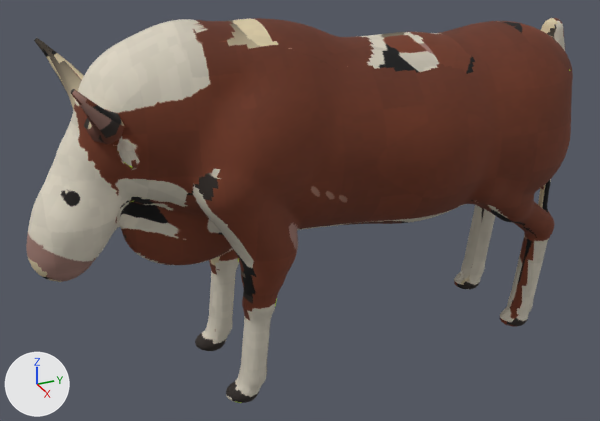
A saved change to the glTF model reference/models/bohemia/own_body/feral_bull.glb.
Both versions are drawn from a 50 mm lens placed at (108.3, -62.6, 80.6), pointed at (-0.7, -13.6, 26.1). Every picture has the same lights, and +X, +Y and +Z are marked at lower left. The picture after the commit comes second. Vertices at exactly the same position are counted once.

Script lines for the objects in view, before the commit:
```python
me_feral_bull = bpy.data.meshes.new('feral_bull')
me_feral_bull.from_pydata(...)  # 37022 vertices, 74032 faces; spans x -14.6..14.6, y -55.0..36.6, z -0.4..57.5
me_feral_bull.materials.append(mat_coat_feral_bull)  # picture img_coat_feral_bull
ob_feral_bull = bpy.data.objects.new('feral_bull', me_feral_bull)
ob_feral_bull.location = (0.0, 0.0, 0.0)
```
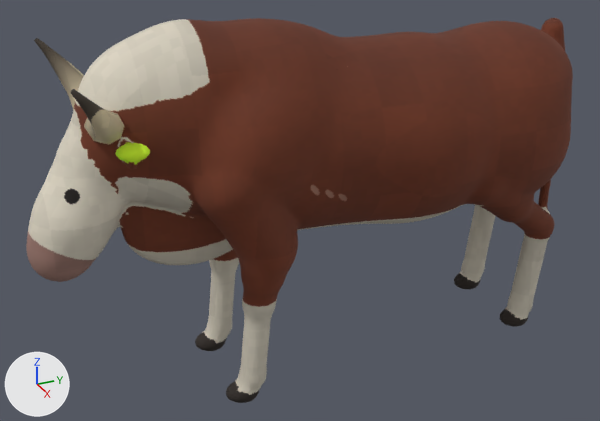
Where the change shows, as pixel boxes [x1, y1, x2, y2] in the pictures (600 x 421 px):
part 1 of me_feral_bull, built on: [112, 95, 173, 167] in both
part 2 of me_feral_bull, surface changed: [28, 18, 573, 403] in both

Diff of the bpy script that builds the scene:
```diff
--- a/reference/models/bohemia/own_body/feral_bull.glb.py
+++ b/reference/models/bohemia/own_body/feral_bull.glb.py
@@ me_feral_bull @@
 # used by ob_feral_bull; location = (0.0, 0.0, 0.0)
-me_feral_bull.from_pydata(...)  # 37022 vertices, 74032 faces; spans x -14.6..14.6, y -55.0..36.6, z -0.4..57.5
+me_feral_bull.from_pydata(...)  # 37114 vertices, 74216 faces; spans x -14.6..14.6, y -55.0..36.6, z -0.4..57.5
+# me_feral_bull part 1
+# 41 vertices are removed from x 7.7..11.4, y -42.6..-40.7, z 42.3..44.3
+# 191 faces are deleted
+# 7 vertices move from x 7.7..10.1, y -42.5..-37.1, z 41.4..49.4 to x 7.7..10.7, y -42.7..-37.1, z 41.4..49.4
+# 121 vertices are added at x 7.7..12.5, y -43.6..-39.3, z 42.7..44.9
+# 12 new vertices lie (0.6, 0.0, 0.0) away from vertices in x 8.9..10.1, y -43.6..-39.3, z 42.9..44.8
+# 375 new faces join them
+# me_feral_bull part 2: 18394 kept faces spanning x -14.6..14.6, y -55.0..36.6, z -0.4..56.7 get new texture (UV) coordinates
 me_feral_bull.materials.append(mat_coat_feral_bull)
```
